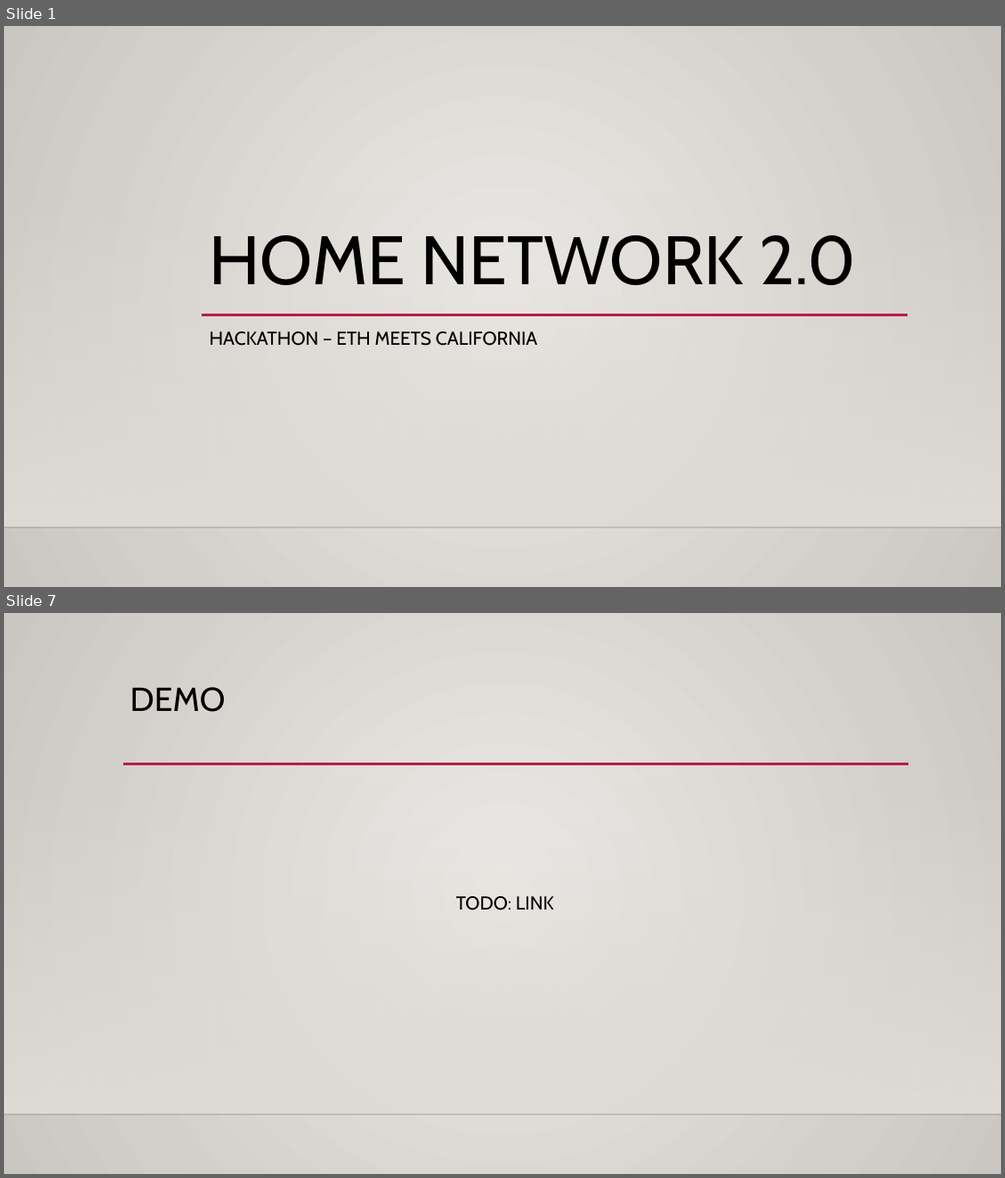
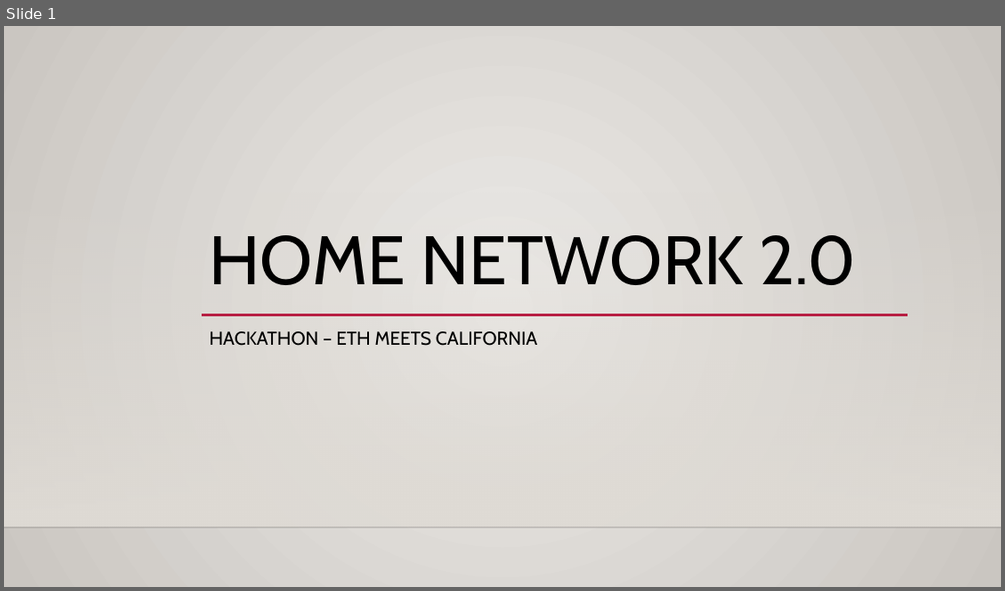
Before and after one commit to pajud/hackathonHomeNetwork, a slide deck: presentation.pptx. Shown one above the other, each under a label of ours: slides 1 and 7 before the commit, slide 1 after it; the slides between them are not shown. The pictures are 1005x1178 and 1005x591 pixels, drawn with LibreOffice and Linux fonts; fonts in the diff are those of the drawing; background and template pictures are left out. Boxes give left, top, right and bottom in pixels: in the first picture for what was removed or moved away, otherwise in the second. Text is boxed around its words. In the diff, an @@ line names an element or a change of style, - is before the commit and + after.

```diff
--- a/presentation.pptx
+++ b/presentation.pptx
@@ slide 7 removed at (4, 613, 1001, 1174), background gradient #ECEAE7 to #CAC7C1; not listed: 2 template elements that a slide beside it also shows @@
@@ title removed at (130, 687, 226, 712) @@
-DEMO
@@ line removed from (123, 764) to (909, 764) @@
@@ text removed at (456, 896, 554, 910) @@
-  TODO: LINK
```
Also in this commit, not shown: 4 slides changed, 2 slides added, 1 other slide removed.
